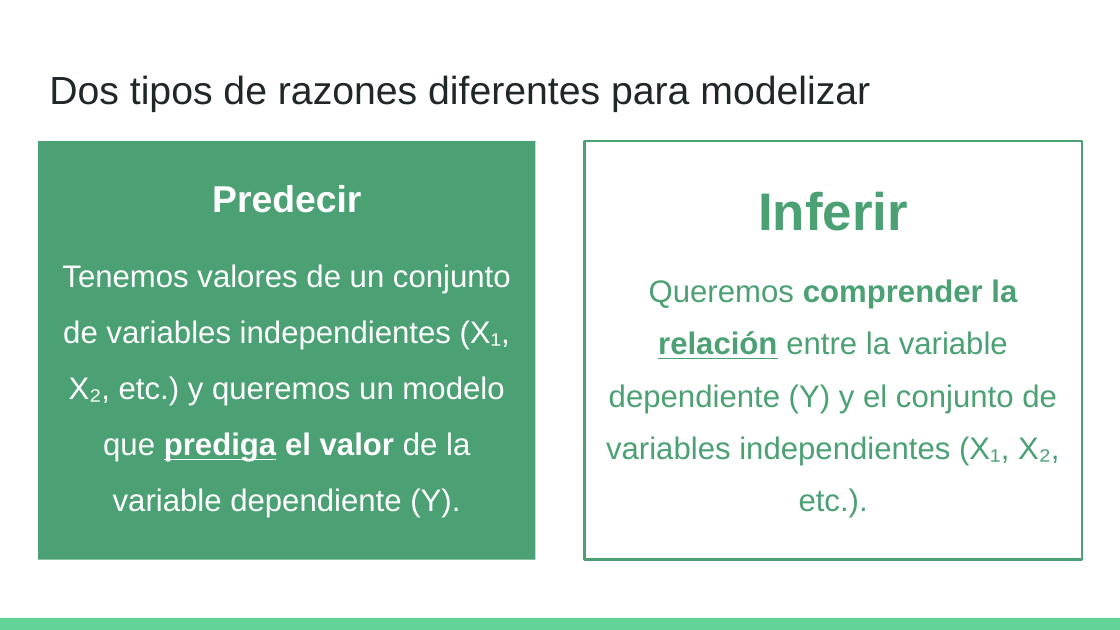
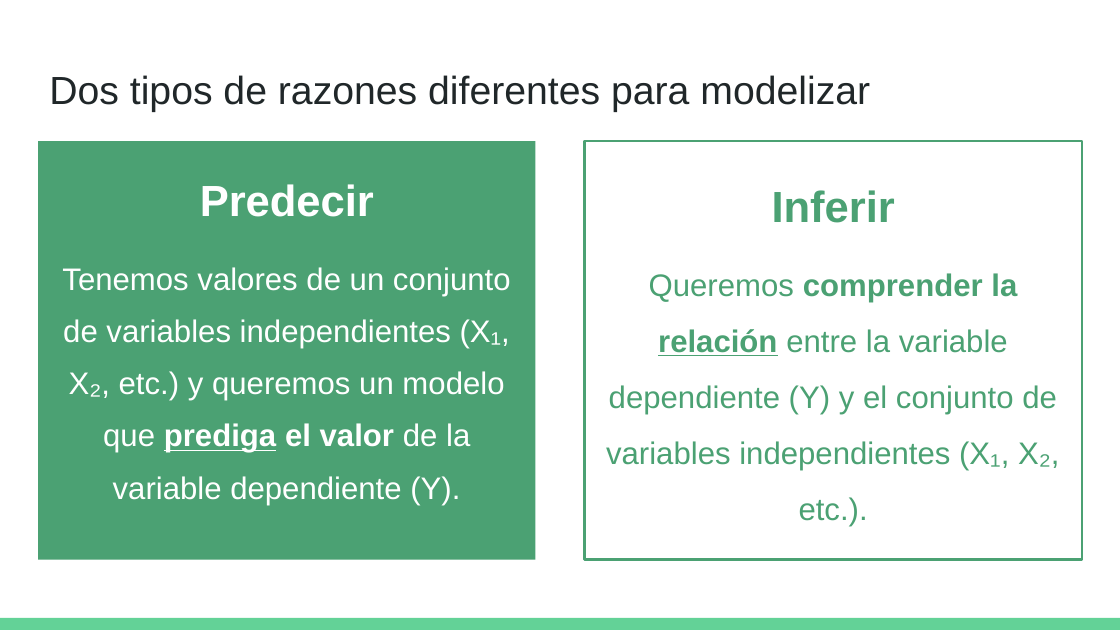
Before and after one commit to DCSCyHD/2023_modulo_3, a slide deck: slide 12 of clase1/teorica_1.pptx. Drawn at 1120x630 pixels with LibreOffice and Linux fonts; fonts in the diff are those of the drawing. Boxes give left, top, right and bottom in pixels: in the first picture for what was removed or moved away, otherwise in the second. Text is boxed around its words. In the diff, an @@ line names an element or a change of style, - is before the commit and + after.

```diff
--- a/clase1/teorica_1.pptx
+++ b/clase1/teorica_1.pptx
@@ text "Predecir" at (38, 141, 535, 560): size 24 to 28 pt in "Predecir"; line spacing 1.5 to 1.4; more space between paragraphs @@
@@ text "Inferir" at (585, 141, 1082, 560): size 34 to 28 pt in "Inferir"; line spacing 1.4 to 1.5 @@
```
Also in this commit, not shown: 15 other slides changed.
